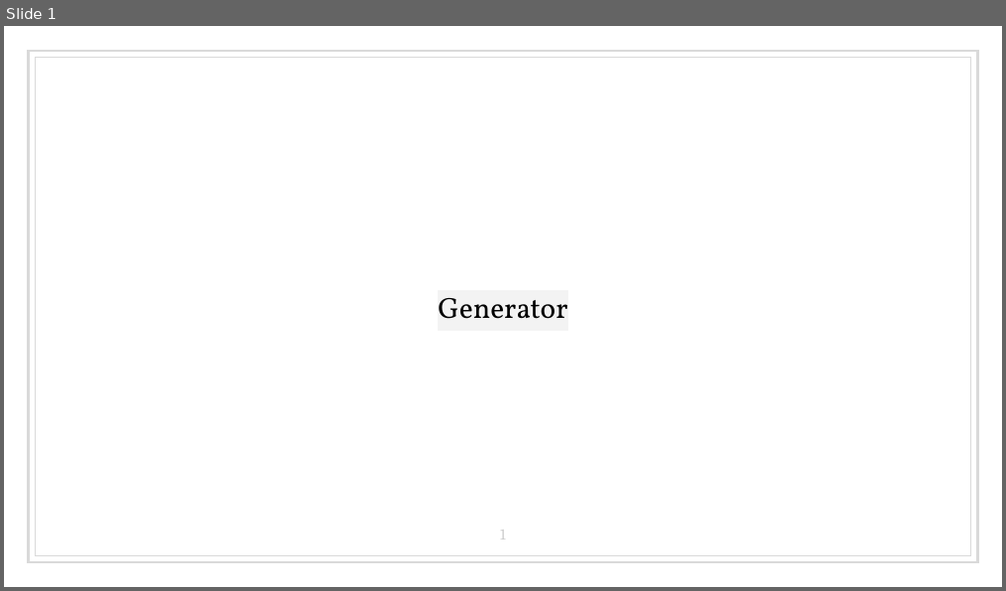
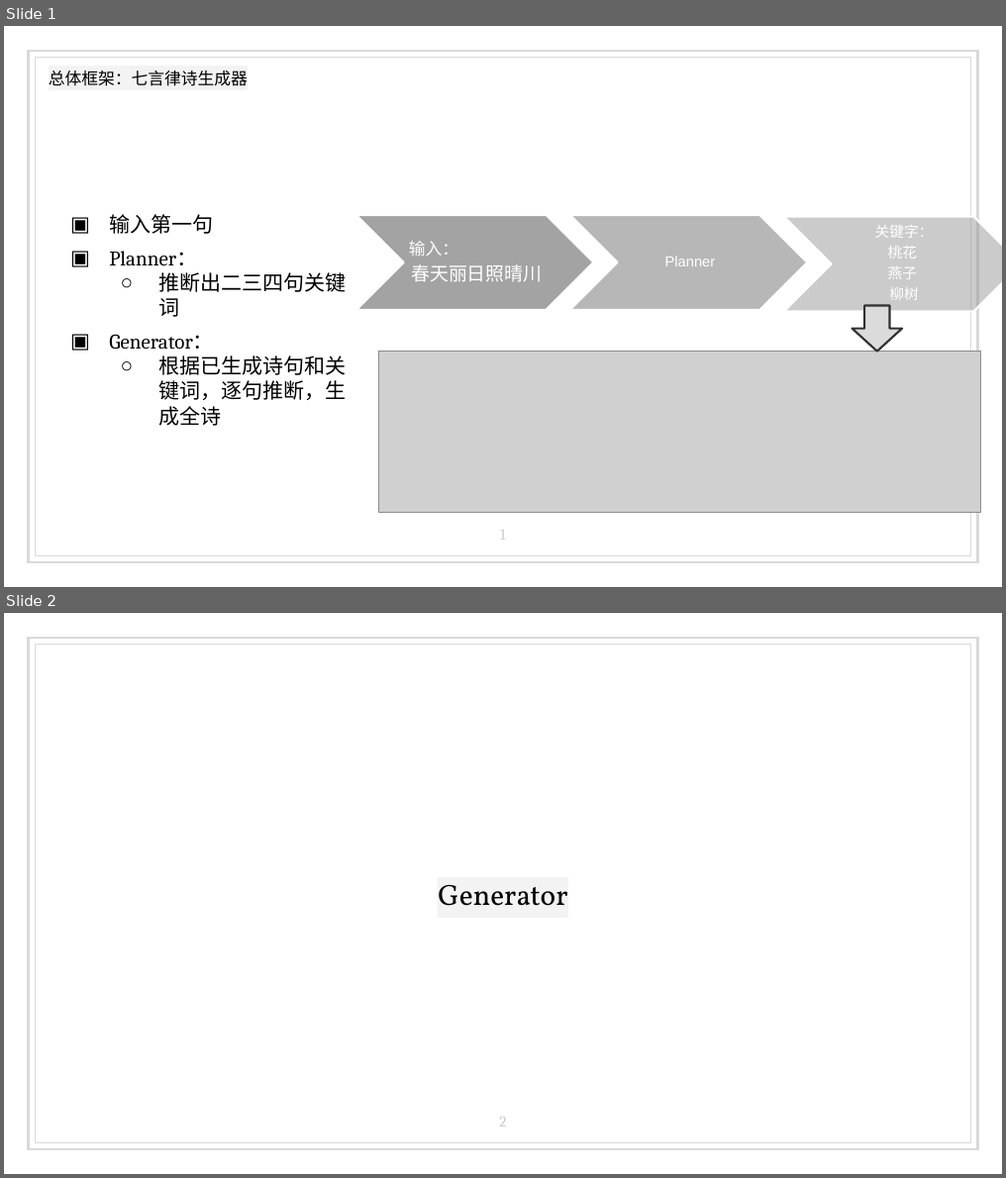
Before and after one commit to guyutongxue/ChinesePoetryGeneration, a slide deck: docs/generator.pptx. Shown one above the other, each under a label of ours: slide 1 before the commit, slides 1 and 2 after it. The pictures are 1006x591 and 1006x1178 pixels, drawn with LibreOffice and Linux fonts; fonts in the diff are those of the drawing; grey boxes stand for pictures. Boxes give left, top, right and bottom in pixels: in the first picture for what was removed or moved away, otherwise in the second. Text is boxed around its words. In the diff, an @@ line names an element or a change of style, - is before the commit and + after.

Commit message:
加入整体框架-csy

```diff
--- a/docs/generator.pptx
+++ b/docs/generator.pptx
@@ slide 1 added at [4, 26, 1002, 587], background #FFFFFF; not listed: 2 template elements that a slide beside it also shows @@
@@ title added at [49, 71, 248, 86], 16 pt, text #000000 @@
+总体框架：七言律诗生成器
@@ text added at [109, 214, 347, 426], 20 pt, text #000000 @@
+▣ 输入第一句
+▣ Planner：
+  ○ 推断出二三四句关键词
+▣ Generator：
+  ○ 根据已生成诗句和关键词，逐句推断，生成全诗
@@ group added at [355, 215, 1002, 312]: 3 chevrons, 3 texts @@
+输入：
+春天丽日照晴川
+Planner
+关键字：
+桃花
+燕子
+柳树
@@ down arrow added at [852, 306, 902, 352], fill #DBDBDB, outline #323232 2 pt @@
@@ picture added at [379, 352, 982, 513] @@
@@ page number added at [500, 530, 506, 540], 14.7 pt, text #CCCCCC @@
+1
@@ what was slide 1 is now slide 2 @@
@@ page number at [499, 1117, 506, 1127]: text changed @@
-1
+2
```
Also in this commit, not shown: 1 slide changed, 1 other file.
